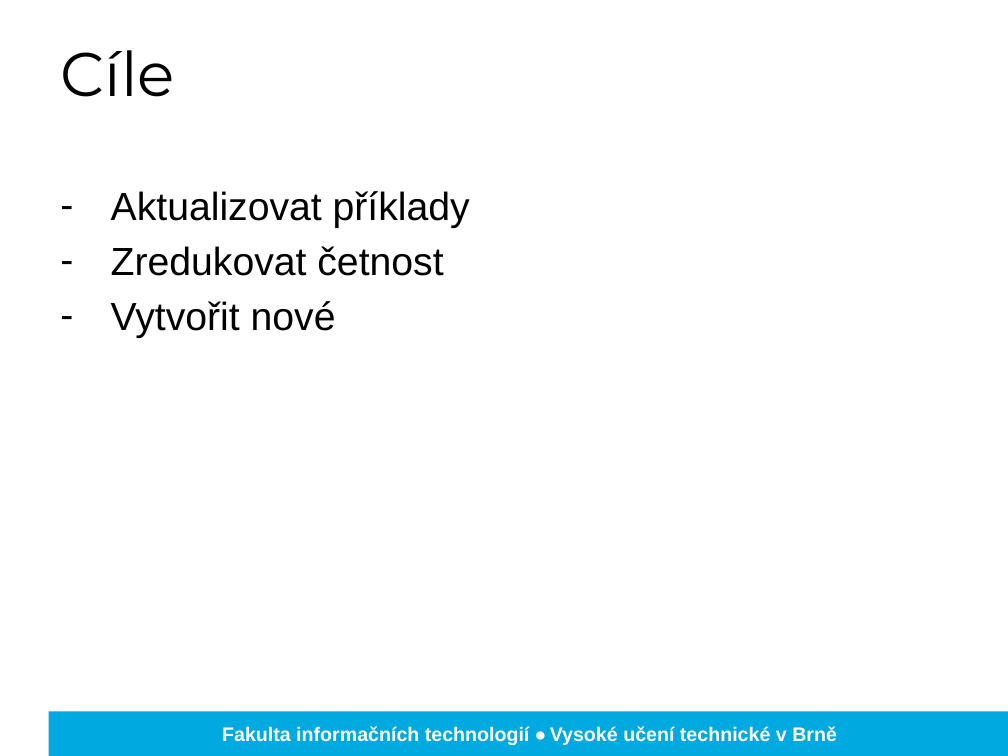
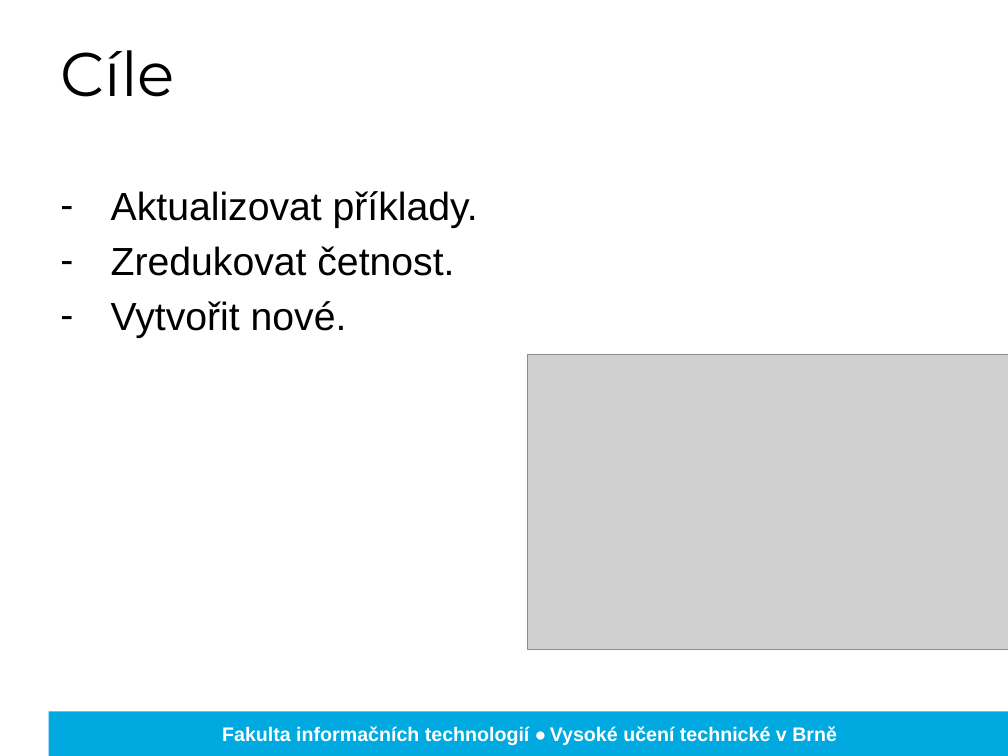
Before and after one commit to bartak-v/gja, a slide deck: slide 2 of xbarta47_xcigan09_gja_prezentace.pptx. Drawn at 1008x756 pixels with LibreOffice and Linux fonts; fonts in the diff are those of the drawing; grey boxes stand for pictures; background and template pictures are left out. Boxes give left, top, right and bottom in pixels: in the first picture for what was removed or moved away, otherwise in the second. Text is boxed around its words. In the diff, an @@ line names an element or a change of style, - is before the commit and + after.

```diff
--- a/xbarta47_xcigan09_gja_prezentace.pptx
+++ b/xbarta47_xcigan09_gja_prezentace.pptx
@@ text at (x1=111, y1=191, x2=478, y2=338): text changed @@
-– Aktualizovat příklady
-– Zredukovat četnost
-– Vytvořit nové
+– Aktualizovat příklady.
+– Zredukovat četnost.
+– Vytvořit nové.
@@ picture added at (x1=528, y1=354, x2=1008, y2=649) @@
```
Also in this commit, not shown: 3 other slides changed.
